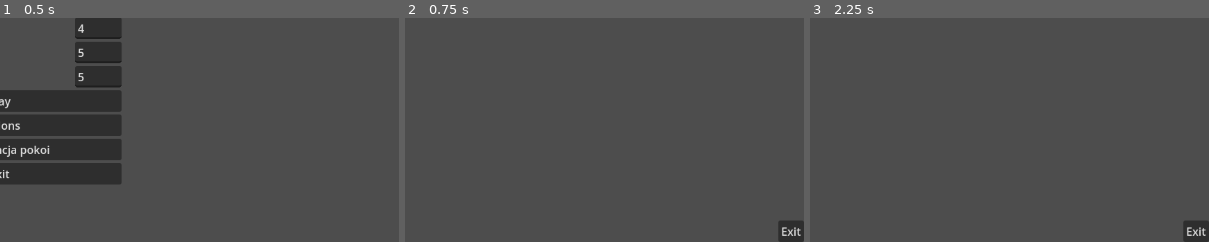
Above: before the commit, frames 1-3 (left to right).
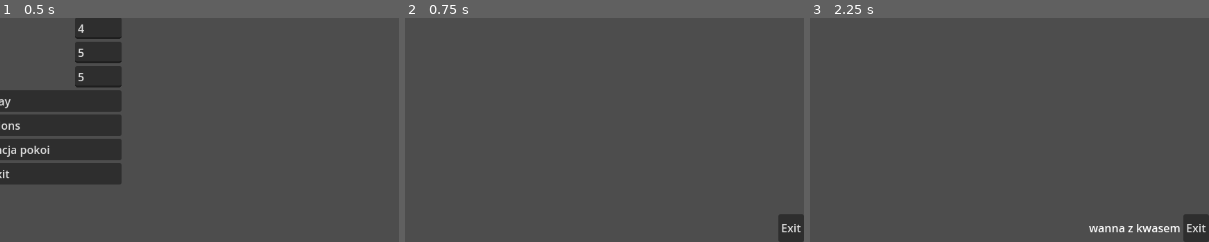
Above: after the commit, the same moments.

Repository: super12pl/strona25
Game: Godot game, scene res://scenes/Menu.tscn
The game is run twice, just before and just after one commit, with the same random seed, the same clock (stepped at 60 frames per second) and the same inputs.
Inputs (mouse positions are % of the whole screen's width and height, from its top left):
- Up to frame 1 (0.5 s): no input
- Up to frame 2 (0.75 s): click "Play" at 0.5 s
- Up to frame 3 (2.25 s): tap Enter at 1.25 s; move the mouse to (72, 45) at 1.27 s; press the mouse at (72, 45) at 1.28 s; tap Space at 2 s; move the mouse to (30, 55) at 2.02 s; release the mouse at (30, 55) at 2.03 s; click (30, 55) at 2.1 s
The pictures show only the part of the screen within x 50-100%, y 50-100%; the shares and areas given below are measured in that part.

Frame 1 is identical in both runs. In frame 2, 0.3% of the frame differs, in the area x 93-100%, y 87-98%; in frame 3, 0.8%, in the area x 69-100%, y 87-98%.

Commit message:
pokazuje typ pokoju

Diff:
--- a/code/gameBoard.gd
+++ b/code/gameBoard.gd
@@ -6,6 +6,7 @@
 var szeregi = global.szeregi
 ##Zależne od użytkownika
 var pokoje = global.pulaPokoi
+@onready var typ = $"../../Control2/VBoxContainer/typ"
 
 ## Called when the node enters the scene tree for the first time.🤓🤓🤓
 
@@ -62,6 +63,7 @@
 				##będzie ogarniał faktyczne granie
 				var tile = global.plansza[local_to_map(event.position).x][local_to_map(event.position).y]
 				print(local_to_map(event.position),tile)
+				typ.text = tile
 				for i in range(0,tilesetIndex.size()):
 					if tilesetIndex[i].has(tile):
 						set_cell(0,local_to_map(event.position),1,Vector2i(tilesetIndex[i].find(tile,0),i))
--- a/project.godot
+++ b/project.godot
@@ -26,6 +26,11 @@
 "events": [Object(InputEventMouseButton,"resource_local_to_scene":false,"resource_name":"","device":-1,"window_id":0,"a …(253 unchanged characters)…
 ]
 }
+right_click={
+"deadzone": 0.5,
+"events": [Object(InputEventMouseButton,"resource_local_to_scene":false,"resource_name":"","device":-1,"window_id":0,"alt_pressed":false,"shift_pressed":false,"ctrl_pressed":false,"meta_pressed":false,"button_mask":0,"position":Vector2(0, 0),"global_position":Vector2(0, 0),"factor":1.0,"button_index":2,"canceled":false,"pressed":false,"double_click":false,"script":null)
+]
+}
 
 [rendering]
 
--- a/scenes/gra.tscn
+++ b/scenes/gra.tscn
@@ -32,17 +32,23 @@
 grow_horizontal = 0
 grow_vertical = 0
 
-[node name="Button" type="Button" parent="Control2"]
+[node name="VBoxContainer" type="HBoxContainer" parent="Control2"]
 layout_mode = 1
 anchors_preset = 3
 anchor_left = 1.0
 anchor_top = 1.0
 anchor_right = 1.0
 anchor_bottom = 1.0
-offset_left = -37.0
-offset_top = -31.0
+offset_left = -42.0
+offset_top = -40.0
 grow_horizontal = 0
 grow_vertical = 0
+
+[node name="typ" type="Label" parent="Control2/VBoxContainer"]
+layout_mode = 2
+
+[node name="Button" type="Button" parent="Control2/VBoxContainer"]
+layout_mode = 2
 text = "Exit"
 
-[connection signal="pressed" from="Control2/Button" to="." method="_on_button_pressed"]
+[connection signal="pressed" from="Control2/VBoxContainer/Button" to="." method="_on_button_pressed"]
